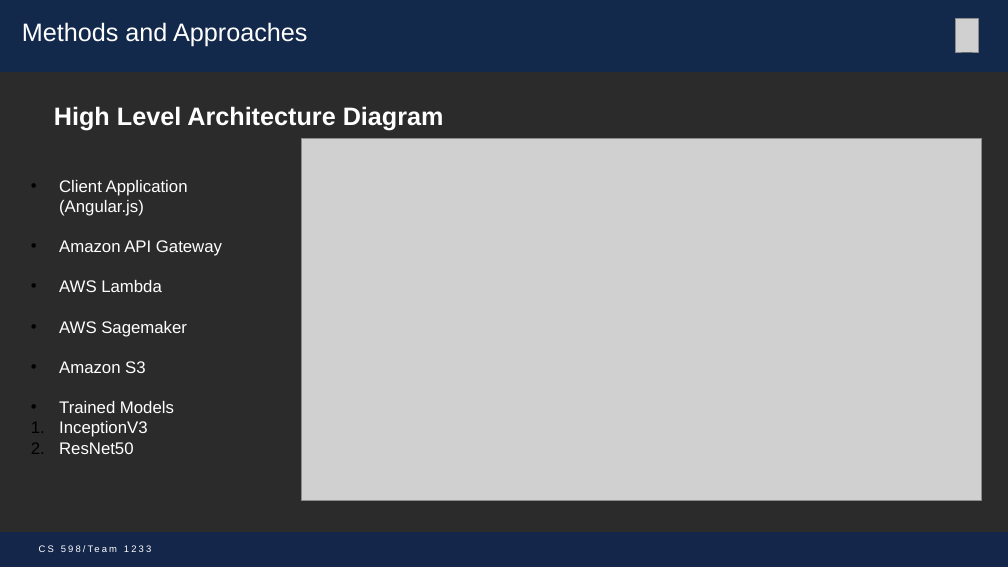
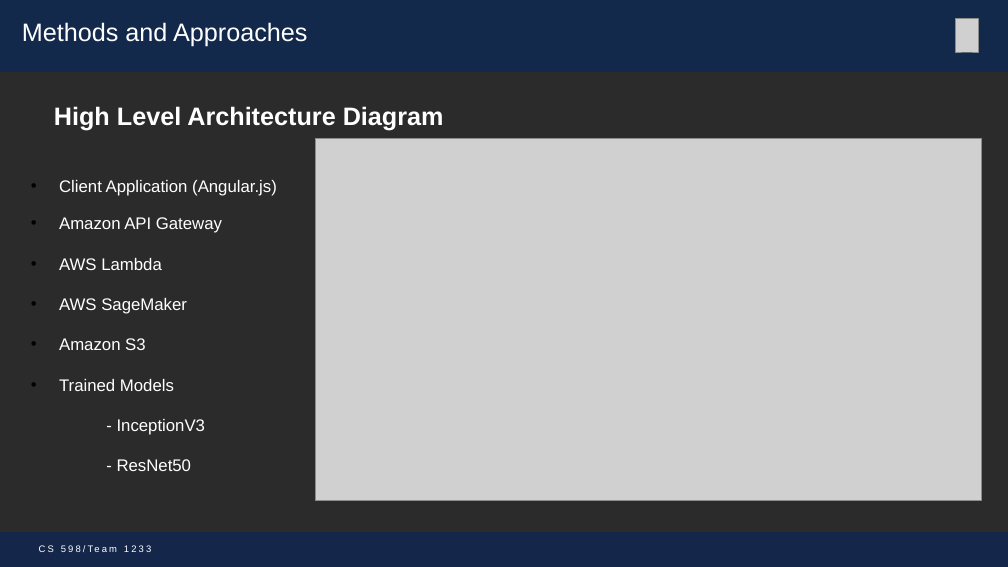
Before and after one commit to mohitbhadauria10/DL-Project, a slide deck: slide 6 of Presentation_Team_1233 _mike.pptx. Drawn at 1008x567 pixels with LibreOffice and Linux fonts; fonts in the diff are those of the drawing; grey boxes stand for pictures; background and template pictures are left out; a plain dark background stands for a picture behind light text. Boxes give left, top, right and bottom in pixels: in the first picture for what was removed or moved away, otherwise in the second. Text is boxed around its words. In the diff, an @@ line names an element or a change of style, - is before the commit and + after.

```diff
--- a/Presentation_Team_1233 _mike.pptx
+++ b/Presentation_Team_1233 _mike.pptx
@@ picture resized from (x1=302, y1=138, x2=982, y2=501) to (x1=315, y1=138, x2=982, y2=501) @@
@@ text at (x1=59, y1=298, x2=187, y2=314): text changed @@
-• AWS Sagemaker
+• AWS SageMaker
@@ text at (x1=117, y1=419, x2=205, y2=471): text changed @@
-1. InceptionV3
-2. ResNet50
+- InceptionV3
+- ResNet50
```
Also in this commit, not shown: 11 other slides changed.
